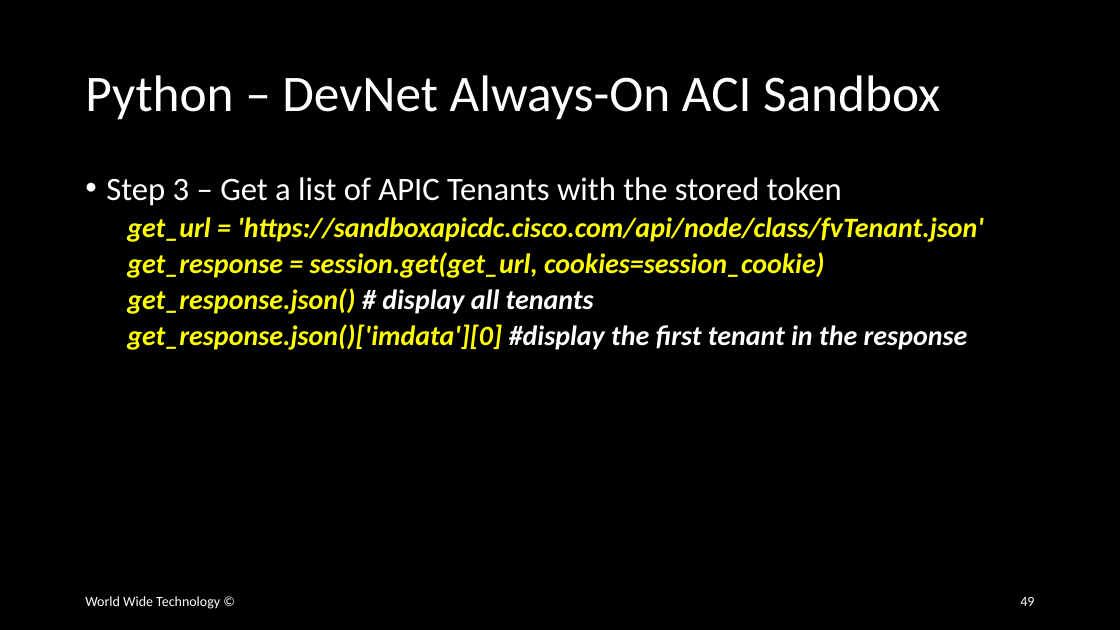
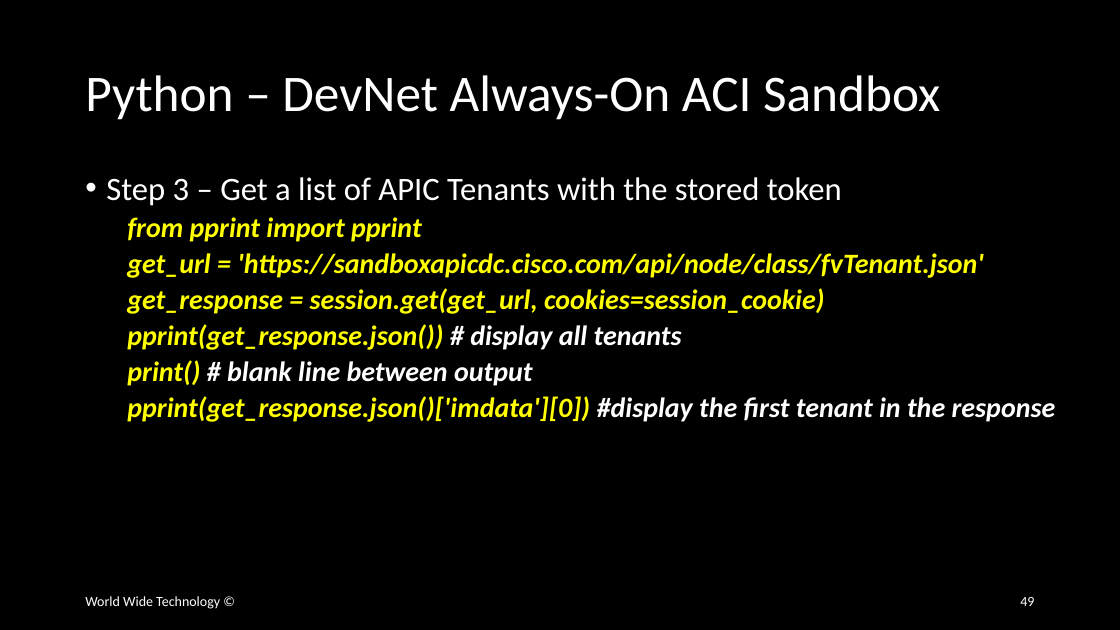
Before and after one commit to wwt/curl-requests-foundations, a slide deck: slide 49 of curl-requests-foundations.pptx. Drawn at 1120x630 pixels with LibreOffice and Linux fonts; fonts in the diff are those of the drawing. Boxes give left, top, right and bottom in pixels: in the first picture for what was removed or moved away, otherwise in the second. Text is boxed around its words. In the diff, an @@ line names an element or a change of style, - is before the commit and + after.

Commit message:
Updated Python ACI authentication code slides

```diff
--- a/curl-requests-foundations.pptx
+++ b/curl-requests-foundations.pptx
@@ text at bbox=[127, 217, 421, 242]: paragraph added @@
+  from pprint import pprint
@@ text at bbox=[127, 324, 1056, 422]: text changed @@
-  get_response.json() # display all tenants
-  get_response.json()['imdata'][0] #display the first tenant in the response
+  pprint(get_response.json()) # display all tenants
+  print() # blank line between output
+  pprint(get_response.json()['imdata'][0]) #display the first tenant in the response
```
Also in this commit, not shown: 3 other slides changed.
